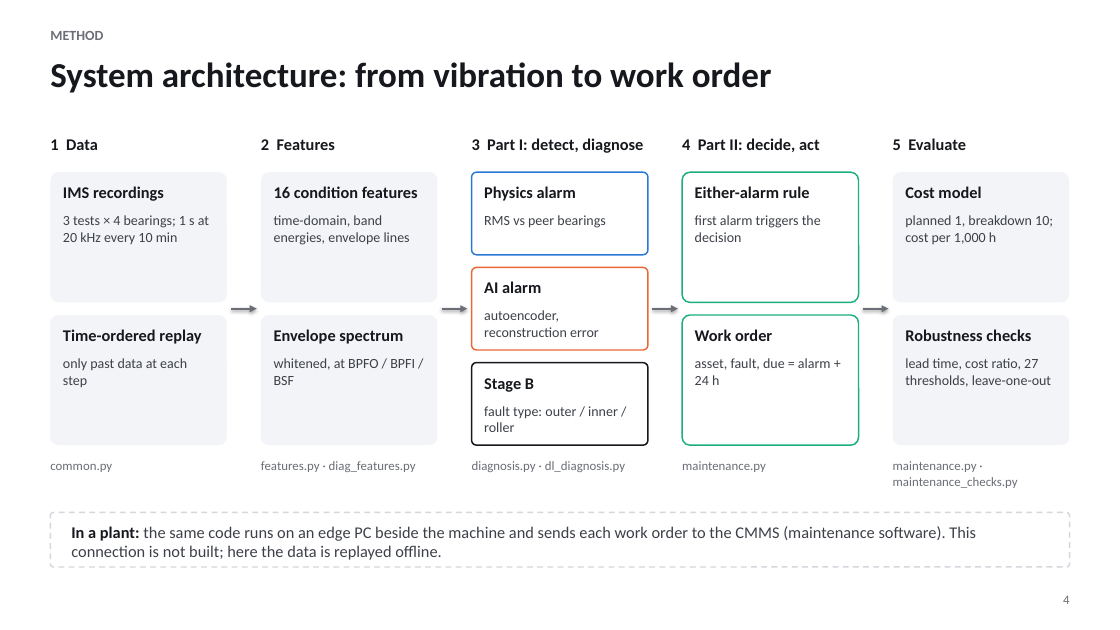
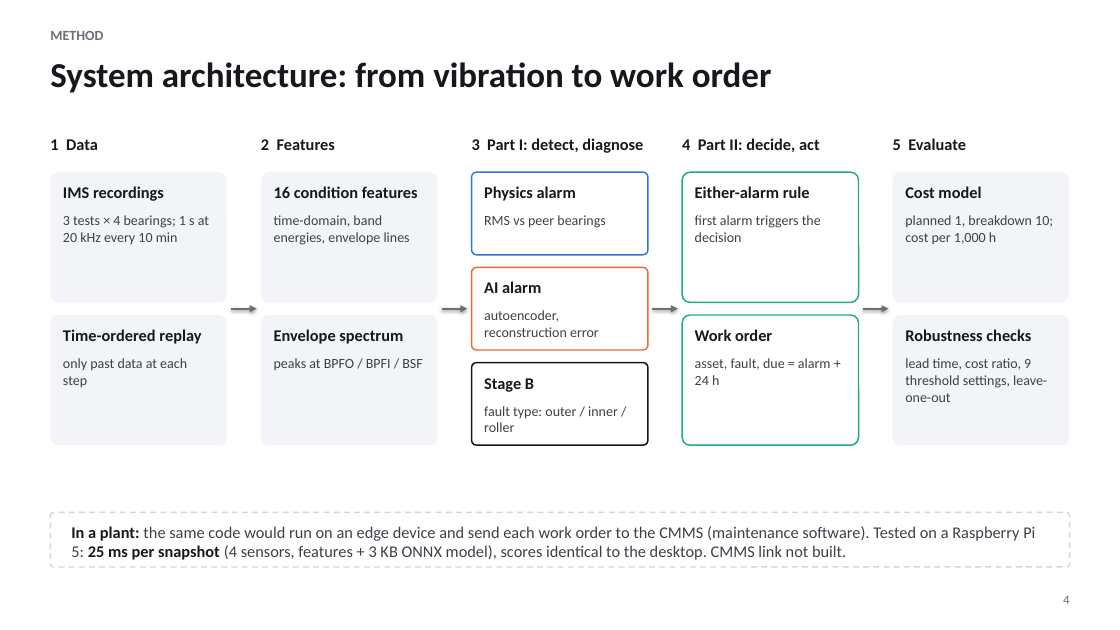
Before and after one commit to Adrian-Jotham/AISmartFactory, a slide deck: slide 4 of predictive_maintenance_part2.pptx. Drawn at 1120x630 pixels with LibreOffice and Linux fonts; fonts in the diff are those of the drawing. Boxes give left, top, right and bottom in pixels: in the first picture for what was removed or moved away, otherwise in the second. Text is boxed around its words. In the diff, an @@ line names an element or a change of style, - is before the commit and + after.

```diff
--- a/predictive_maintenance_part2.pptx
+++ b/predictive_maintenance_part2.pptx
@@ text at [274,358,422,370]: text changed @@
-whitened, at BPFO / BPFI / BSF
+peaks at BPFO / BPFI / BSF
@@ text at [905,358,1047,402]: text changed @@
-lead time, cost ratio, 27 thresholds, leave-one-out
+lead time, cost ratio, 9 threshold settings, leave-one-out
@@ text removed at [50,464,112,472] @@
-common.py
@@ text removed at [261,461,416,472] @@
-features.py · diag_features.py
@@ text removed at [472,461,625,472] @@
-diagnosis.py · dl_diagnosis.py
@@ text removed at [682,461,766,472] @@
-maintenance.py
@@ text removed at [893,461,1018,488] @@
-maintenance.py · maintenance_checks.py
@@ text at [71,526,1035,560]: text changed @@
-In a plant: the same code runs on an edge PC beside the machine and sends each work order to the CMMS (maintenance software). This connection is not built; here the data is replayed offline.
+In a plant: the same code would run on an edge device and send each work order to the CMMS (maintenance software). Tested on a Raspberry Pi 5: 25 ms per snapshot (4 sensors, features + 3 KB ONNX model), scores identical to the desktop. CMMS link not built.
```
Also in this commit, not shown: 11 other slides changed, 1 slide added, 23 other files.
